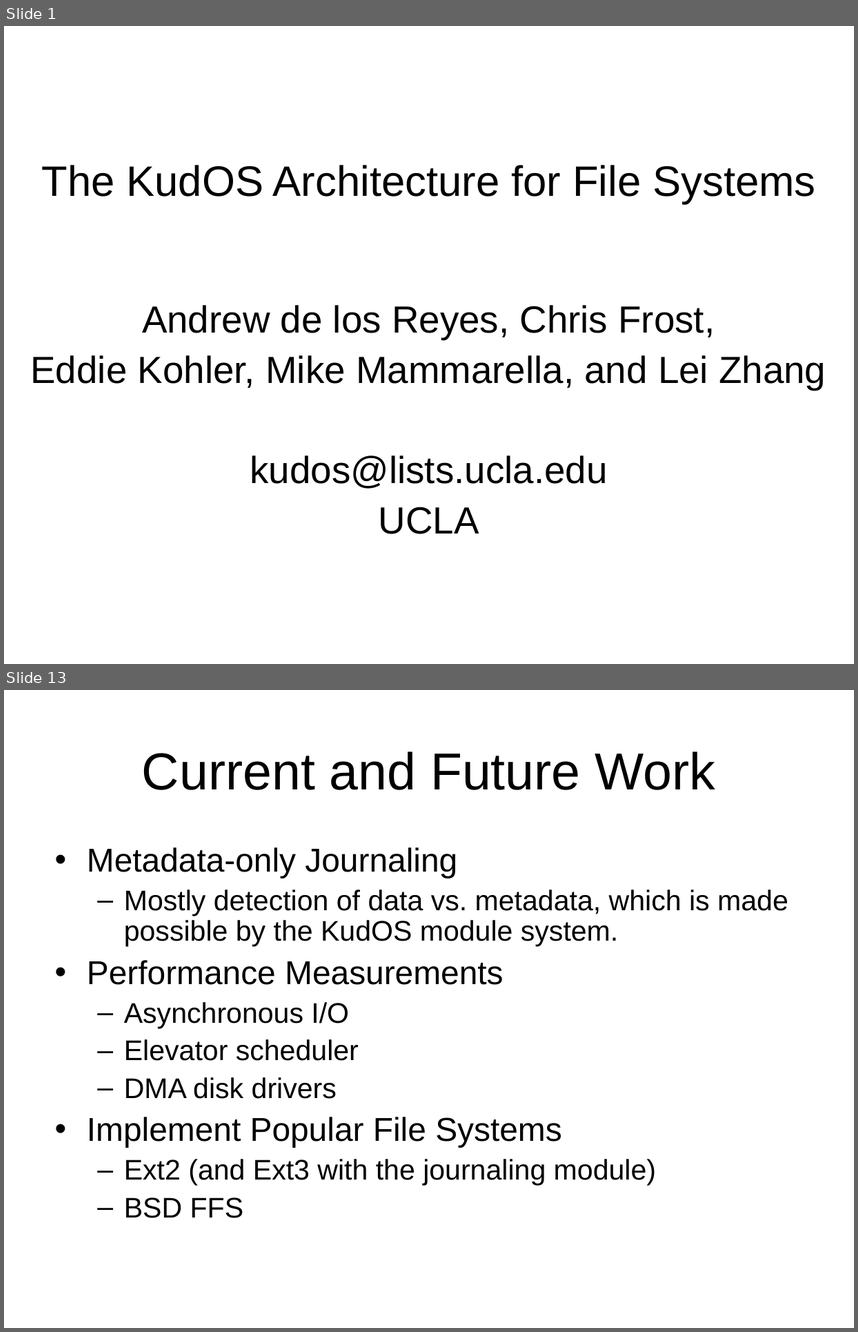
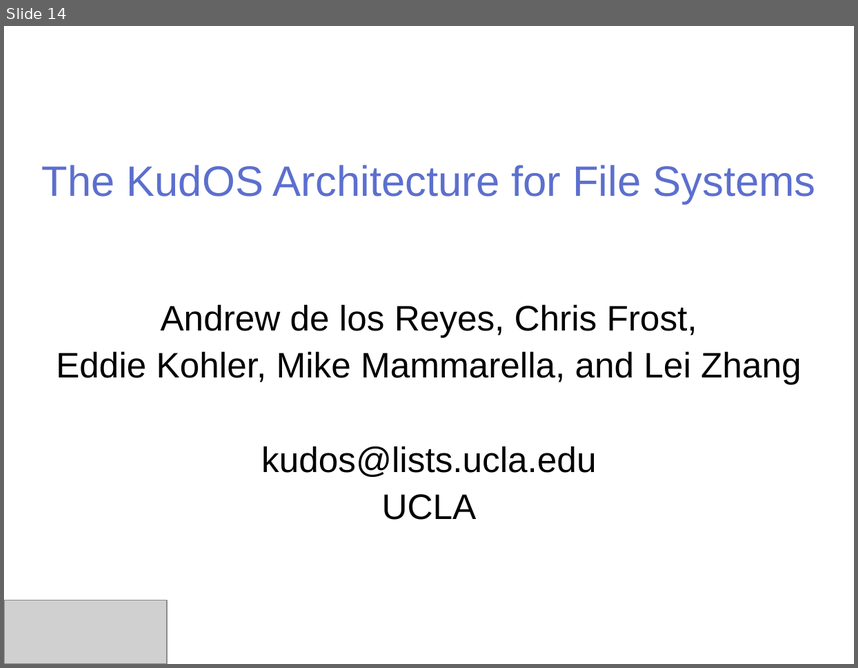
Before and after one commit to ucla-readable/fstitch-doc, a slide deck: sosp_wip/sosp_wip_kudos.ppt. Shown one above the other, each under a label of ours: slides 1 and 13 before the commit, slide 14 after it; the slides between them are not shown. The pictures are 858x1332 and 858x668 pixels, drawn with LibreOffice and Linux fonts; fonts in the diff are those of the drawing; grey boxes stand for pictures; background and template pictures are left out. Boxes give left, top, right and bottom in pixels: in the first picture for what was removed or moved away, otherwise in the second. Text is boxed around its words. In the diff, an @@ line names an element or a change of style, - is before the commit and + after.

```diff
--- a/sosp_wip/sosp_wip_kudos.ppt
+++ b/sosp_wip/sosp_wip_kudos.ppt
@@ slide 13 removed at <box>4,690,854,1328</box>, background #FFFFFF @@
@@ title removed at <box>142,751,715,790</box> @@
-Current and Future Work
@@ text removed at <box>87,847,789,1218</box> @@
-• Metadata-only Journaling
-  – Mostly detection of data vs. metadata, which is made possible by the KudOS module system.
-• Performance Measurements
-  – Asynchronous I/O
-  – Elevator scheduler
-  – DMA disk drivers
-• Implement Popular File Systems
-  – Ext2 (and Ext3 with the journaling module)
-  – BSD FFS
@@ what was slide 1 is now slide 14 @@
@@ slide 14 changed as well @@
@@ title "The KudOS Architecture for File ..." at <box>42,165,815,204</box>: text colour #000000 to #5C6FCE @@
@@ subtitle "Andrew de los Reyes, Chris ..." at <box>56,304,801,519</box>: size 32 to 30 pt @@
@@ picture added at <box>4,600,168,664</box> @@
```
Also in this commit, not shown: 2 other slides changed, 12 slides added, 9 other slides removed.
